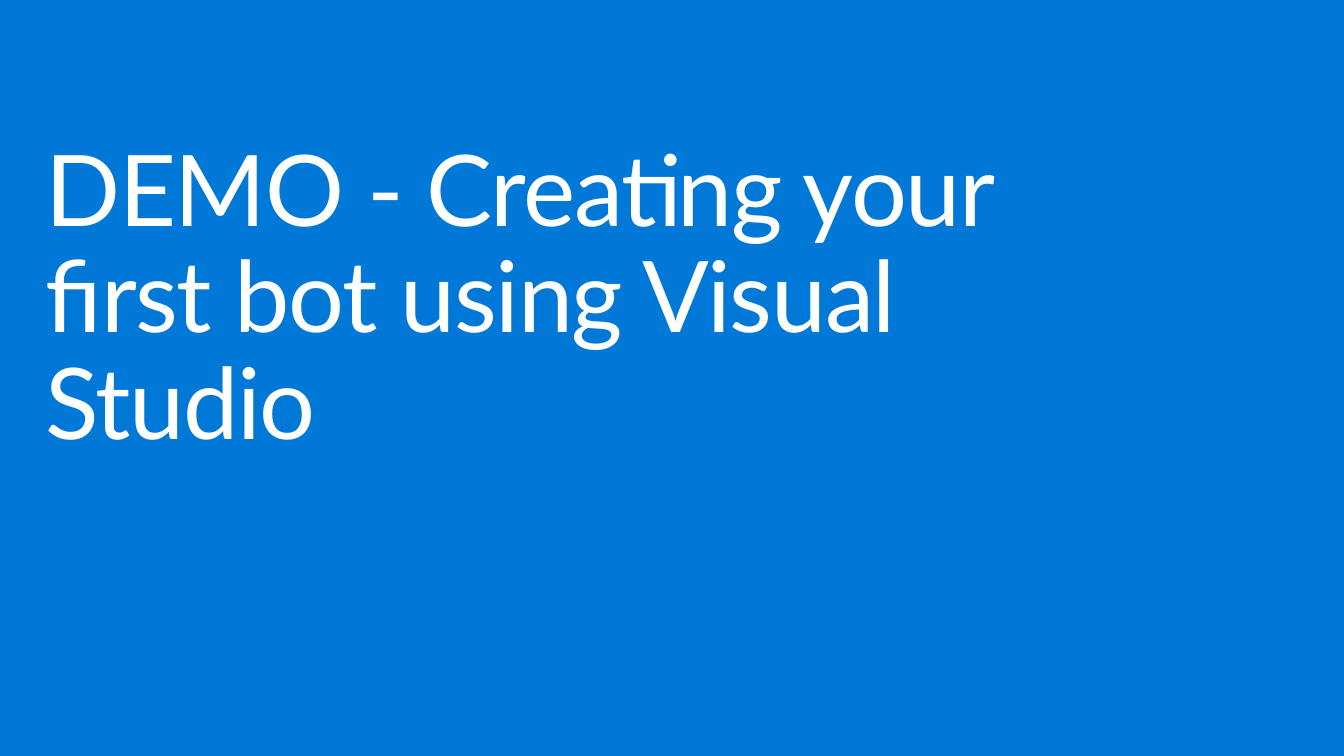
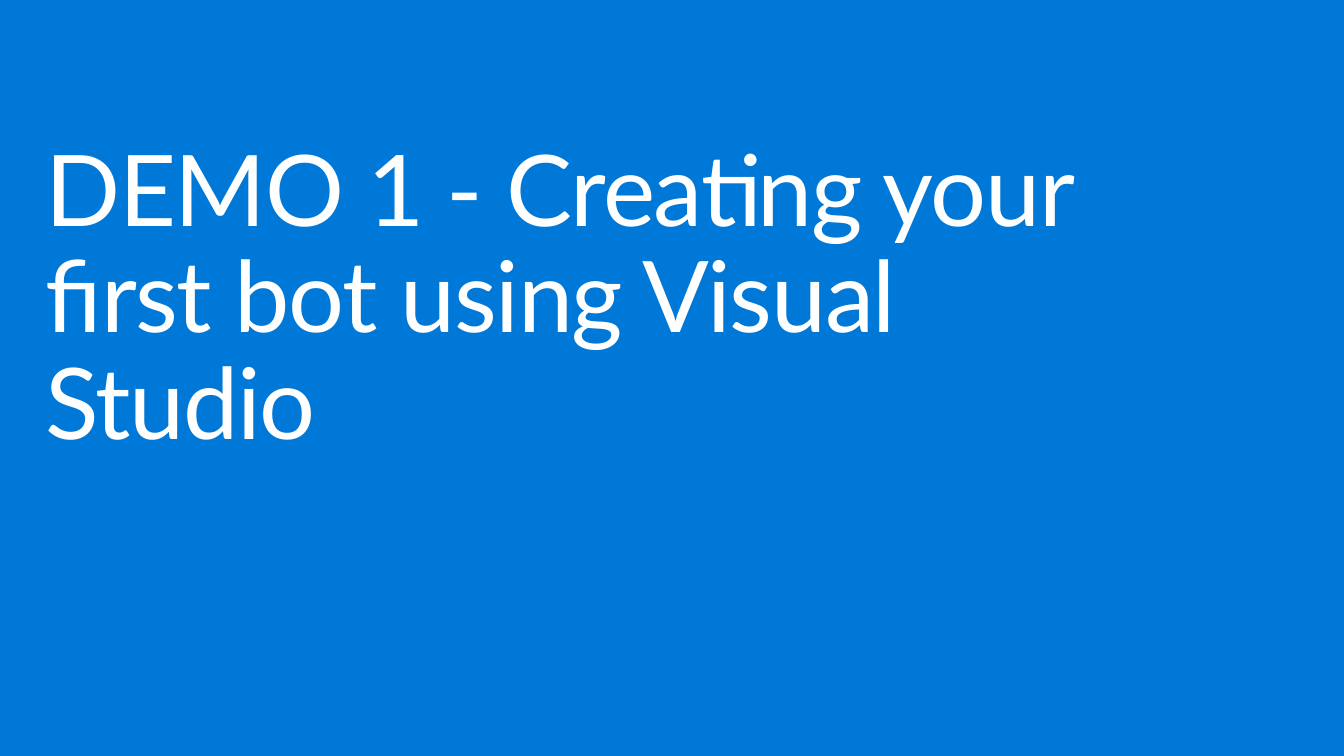
Before and after one commit to lcarli/BotsHOL, a slide deck: slide 13 of Creating you first bot.pptx. Drawn at 1344x756 pixels with LibreOffice and Linux fonts; fonts in the diff are those of the drawing; background and template pictures are left out. Boxes give left, top, right and bottom in pixels: in the first picture for what was removed or moved away, otherwise in the second. Text is boxed around its words. In the diff, an @@ line names an element or a change of style, - is before the commit and + after.

```diff
--- a/Creating you first bot.pptx
+++ b/Creating you first bot.pptx
@@ title at box(45, 153, 1076, 440): text changed @@
-DEMO - Creating your first bot using Visual Studio
+DEMO 1 - Creating your first bot using Visual Studio
```
Also in this commit, not shown: 1 other slide changed, 1 other file.
